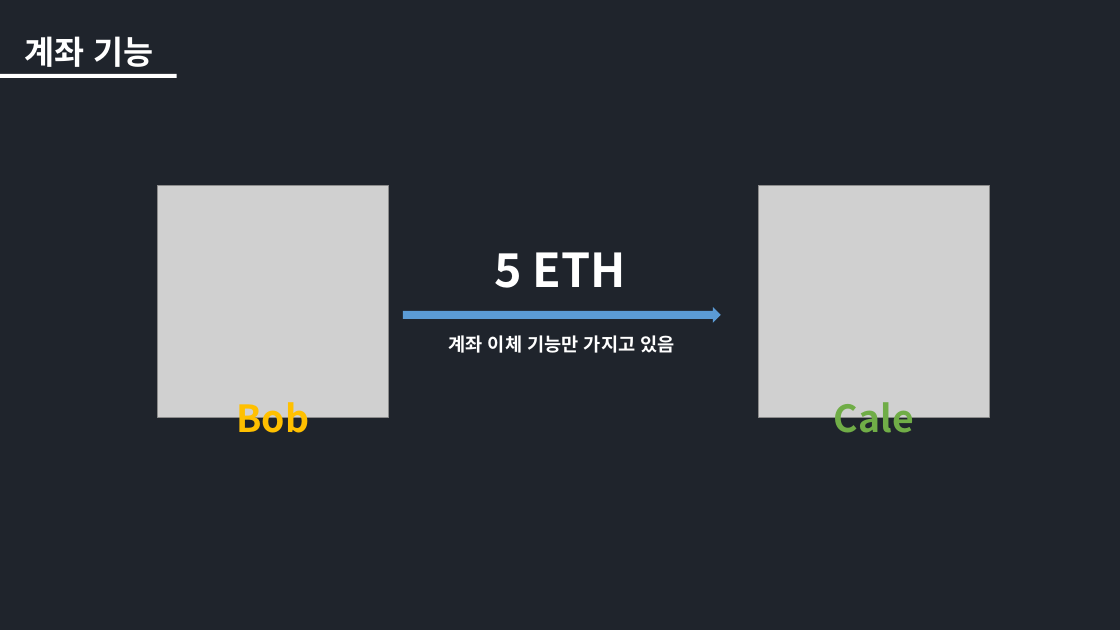
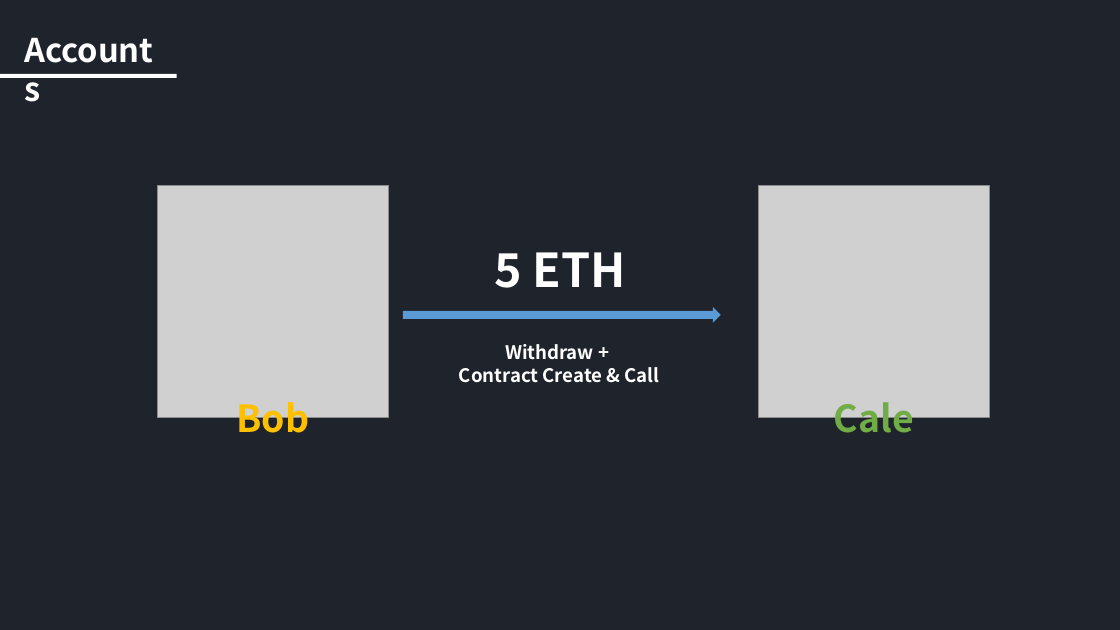
Before and after one commit to iKeyDev-KsJ/Blockchain-Academy, a slide deck: slide 44 of Week_1/Blockchain.pptx (slide 28 before the commit). Drawn at 1120x630 pixels with LibreOffice and Linux fonts; fonts in the diff are those of the drawing; grey boxes stand for pictures. Boxes give left, top, right and bottom in pixels: in the first picture for what was removed or moved away, otherwise in the second. Text is boxed around its words. In the diff, an @@ line names an element or a change of style, - is before the commit and + after.

```diff
--- a/Week_1/Blockchain.pptx
+++ b/Week_1/Blockchain.pptx
@@ text at bbox=[24, 36, 154, 67]: text changed @@
-계좌 기능
+Accounts
@@ text at bbox=[459, 344, 660, 383]: text changed @@
-계좌 이체 기능만 가지고 있음
+Withdraw +
+Contract Create & Call
```
Also in this commit, not shown: 8 other slides changed, 38 slides added, 36 slides removed, 8 other files.
